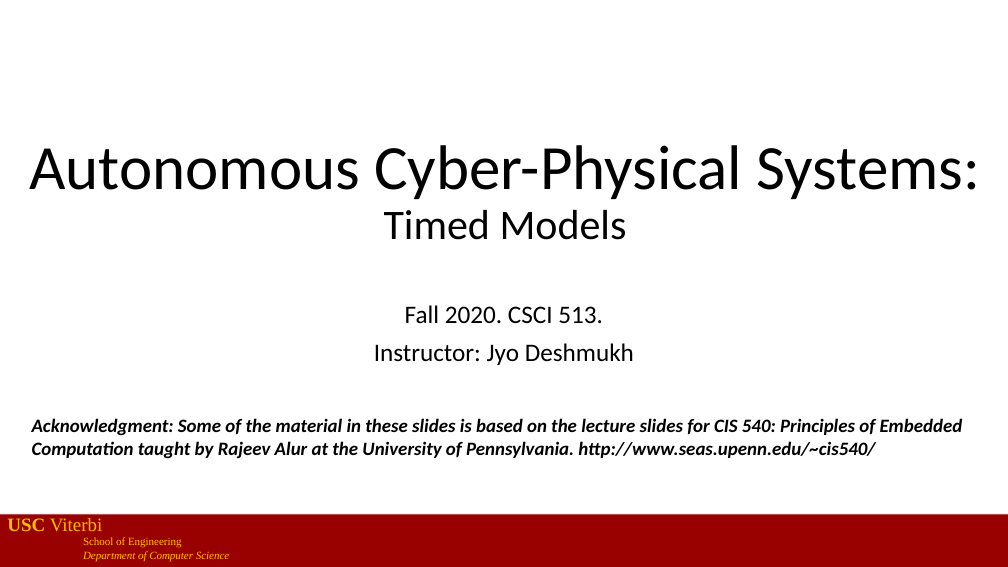
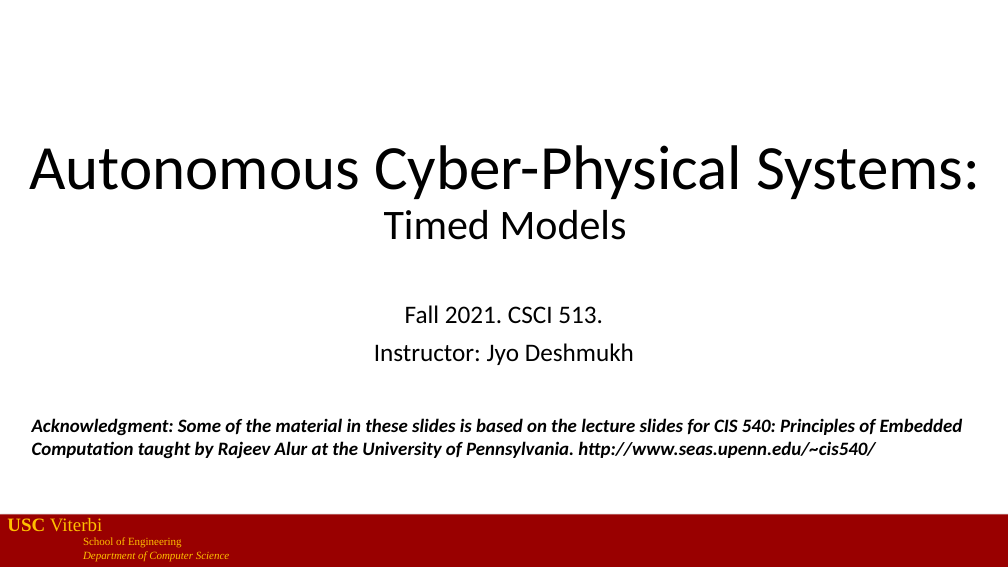
Before and after one commit to jdeshmukh/jdeshmukh.github.io, a slide deck: slide 1 of teaching/cs513slides/lecture2-Timed-Models.pptx. Drawn at 1008x567 pixels with LibreOffice and Linux fonts; fonts in the diff are those of the drawing. Boxes give left, top, right and bottom in pixels: in the first picture for what was removed or moved away, otherwise in the second. Text is boxed around its words. In the diff, an @@ line names an element or a change of style, - is before the commit and + after.

```diff
--- a/teaching/cs513slides/lecture2-Timed-Models.pptx
+++ b/teaching/cs513slides/lecture2-Timed-Models.pptx
@@ subtitle at (405, 305, 603, 323): text changed @@
-Fall 2020. CSCI 513.
+Fall 2021. CSCI 513.
```
Also in this commit, not shown: 3 other slides changed, 1 slide added, 1 other file.
